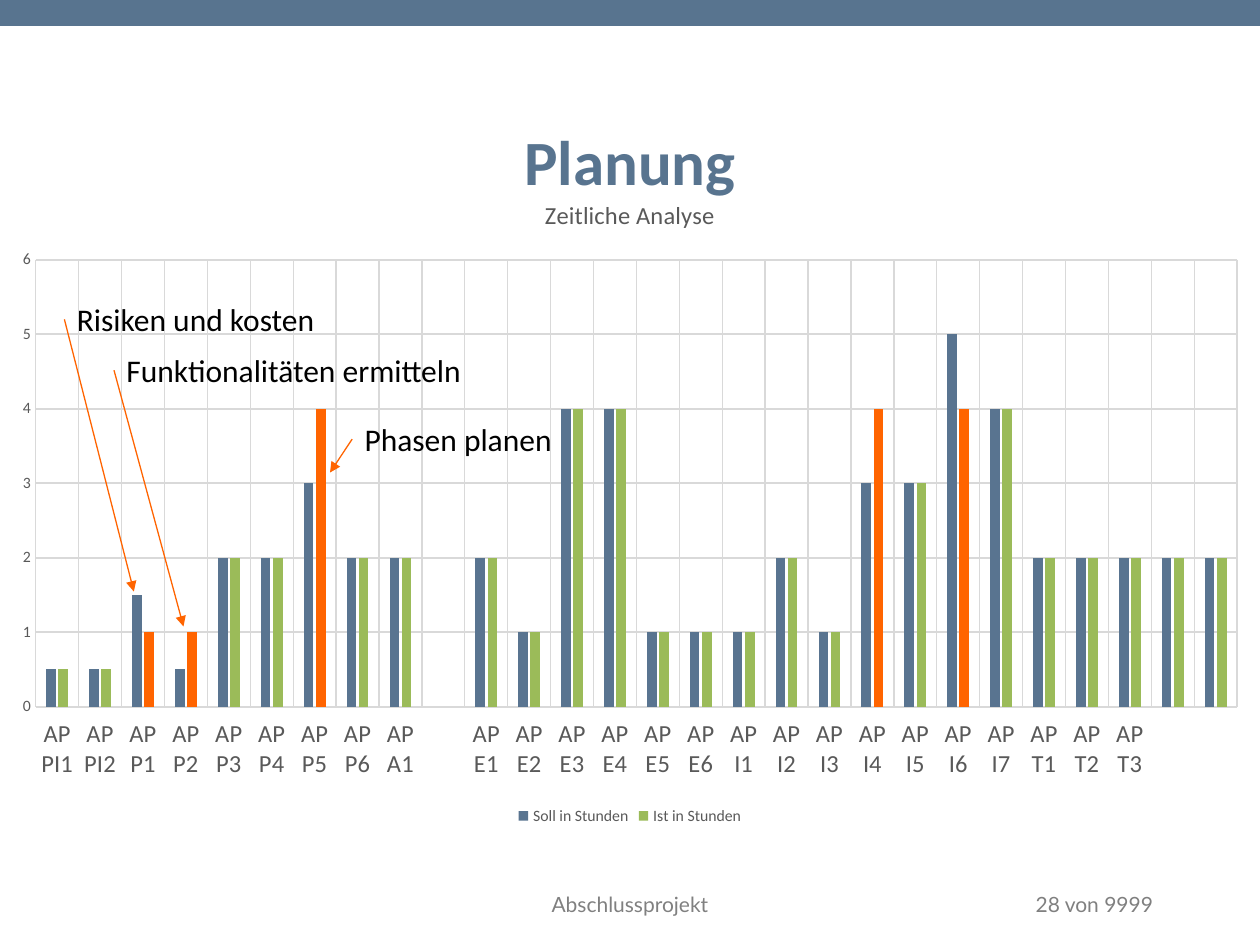
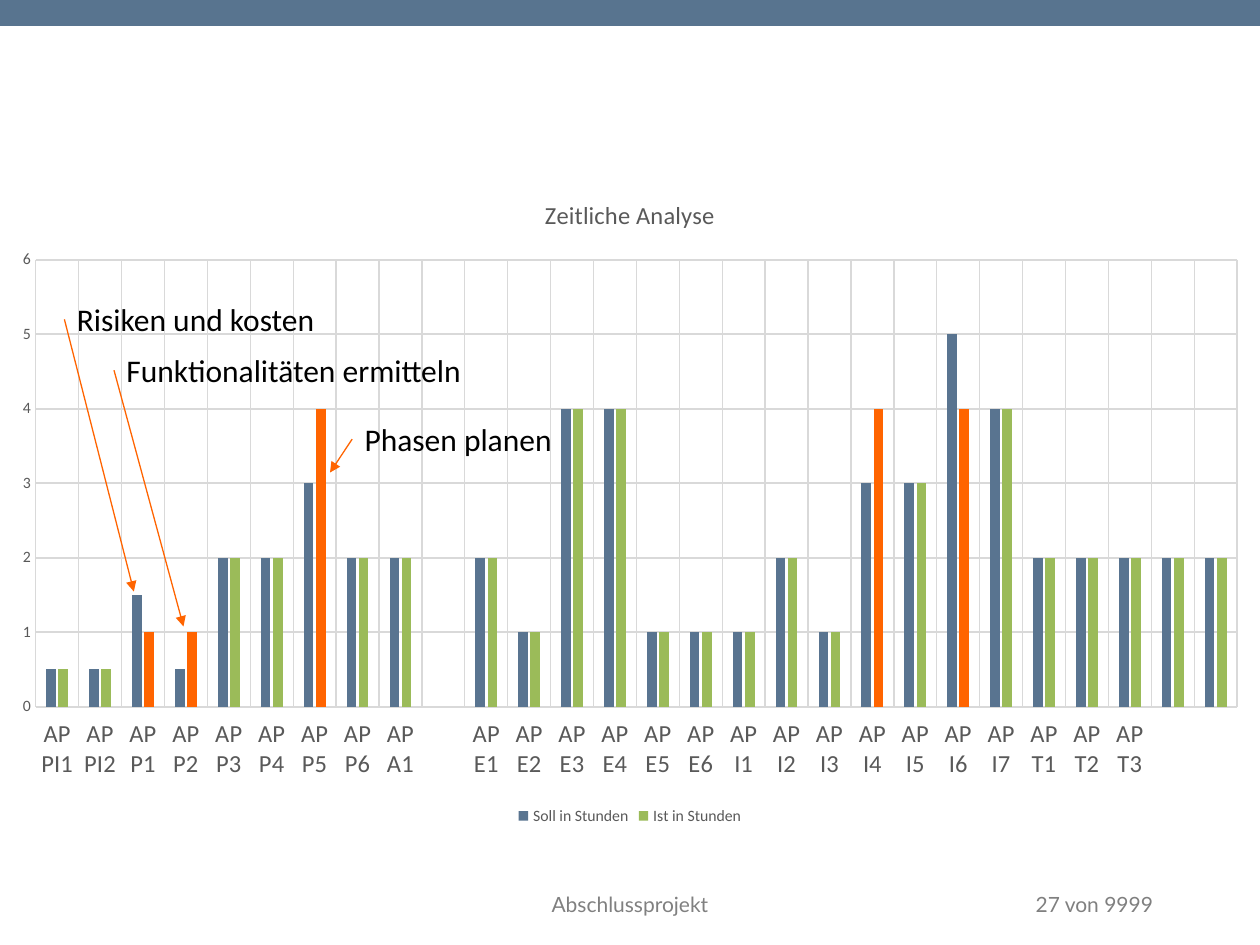
Before and after one commit to TwoHorus/dbExelExportLaravel, a slide deck: slide 27 of DOC/Fachgespraech.pptx (slide 28 before the commit). Drawn at 1260x945 pixels with LibreOffice and Linux fonts; fonts in the diff are those of the drawing; background and template pictures are left out. Boxes give left, top, right and bottom in pixels: in the first picture for what was removed or moved away, otherwise in the second. Text is boxed around its words. In the diff, an @@ line names an element or a change of style, - is before the commit and + after.

```diff
--- a/DOC/Fachgespraech.pptx
+++ b/DOC/Fachgespraech.pptx
@@ title removed at bbox=[524, 141, 735, 196] @@
-Planung
@@ page number at bbox=[1036, 897, 1153, 912]: text changed @@
-28 von 9999
+27 von 9999
```
Also in this commit, not shown: 13 other slides changed, 1 slide added, 1 slide removed, 1 other file.
